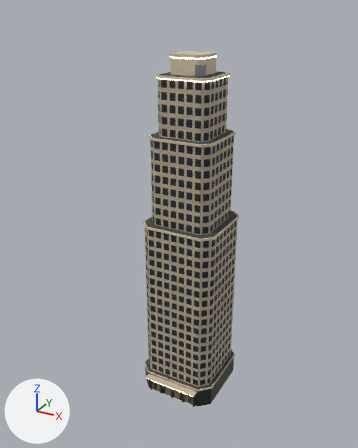
The glTF model art/models/OfficeStone/OfficeStone.glb, before and after one commit.
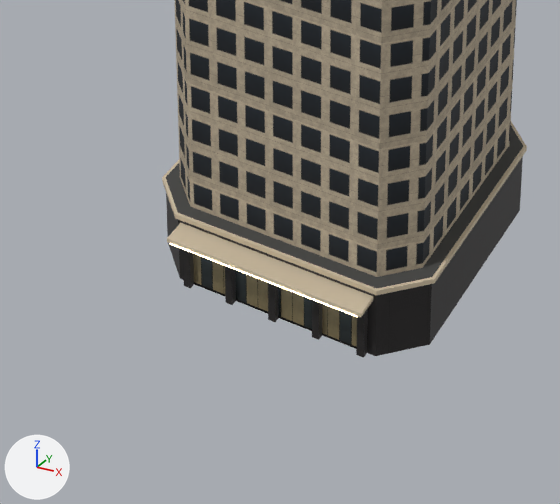
The first picture shows the older version from a 50 mm camera at (234.0, -454.0, 436.0) aimed at (-9.0, -13.0, 215.0). The close-ups show the older and then the newer version on the part from 29% to 68% of the width and 71% to 99% of the height of that picture. Only the edits that show in the close-ups are written down. Lighting does not change. The marker at lower left points along +X, +Y and +Z.

In view in the first close-up: 'Base', 'Cornice', 'Facade', 'Lobby', 'Roof' and 1 more.
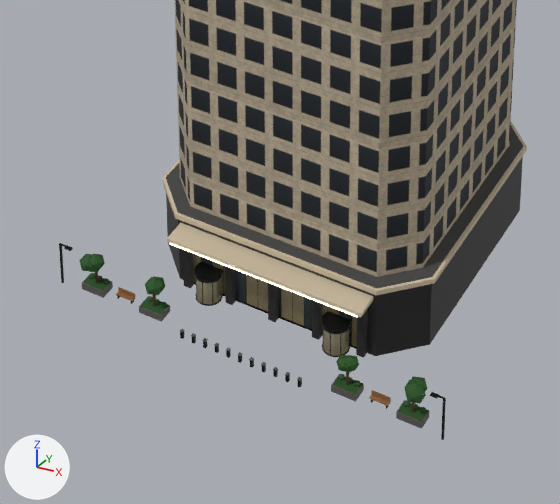
The change, as a diff of the scene's bpy script:
```diff
--- a/art/models/OfficeStone/OfficeStone.glb.py
+++ b/art/models/OfficeStone/OfficeStone.glb.py
@@ ob_steel @@
+ob_steel = bpy.data.objects.new('Steel', me_steel)  # 416 vertices, 672 faces; spans x -65.0..65.0, y -67.0..9.0, z 0.0..422.0; in mat_officestone_steel (picture img_officestone_steel)
+ob_steel.location = (0.0, 0.0, 0.0)
@@ ob_revdoor @@
+ob_revdoor = bpy.data.objects.new('RevDoor', me_revdoor)  # 64 vertices, 64 faces; spans x -26.0..26.0, y -52.3..-44.3, z 0.2..9.0; in mat_officestone_revdoor (picture img_officestone_revdoor)
+ob_revdoor.location = (0.0, 0.0, 0.0)
@@ ob_planter @@
+ob_planter = bpy.data.objects.new('Planter', me_planter)  # 264 vertices, 444 faces; spans x -58.0..58.0, y -68.0..8.0, z 0.0..401.0; in mat_officestone_planter (picture img_officestone_planter)
+ob_planter.location = (0.0, 0.0, 0.0)
@@ ob_plant @@
+ob_plant = bpy.data.objects.new('Plant', me_plant)  # 320 vertices, 528 faces; spans x -58.4..58.1, y -66.2..-58.0, z 2.1..13.8; in mat_officestone_plant (picture img_officestone_plant)
+ob_plant.location = (0.0, 0.0, 0.0)
@@ ob_bench @@
+ob_bench = bpy.data.objects.new('Bench', me_bench)  # a box spanning x -46.5..-40.5, y -62.8..-61.2, z 1.4..1.6; a box spanning x -46.5..-40.5, y -61.4..-61.2, z 1.6..3.2; a box spanning x 40.5..46.5, y -62.8..-61.2, z 1.4..1.6; a box spanning x 40.5..46.5, y -61.4..-61.2, z 1.6..3.2; in mat_officestone_bench (picture img_officestone_bench)
+ob_bench.location = (0.0, 0.0, 0.0)
@@ ob_bark @@
+ob_bark = bpy.data.objects.new('Bark', me_bark)  # a box spanning x -33.4..-32.6, y -62.4..-61.6, z 0.0..10.4; a box spanning x -54.4..-53.6, y -62.4..-61.6, z 0.0..10.0; a box spanning x 32.6..33.4, y -62.4..-61.6, z 0.0..10.1; a box spanning x 53.6..54.4, y -62.4..-61.6, z 0.0..10.6; in mat_officestone_bark (picture img_officestone_bark)
+ob_bark.location = (0.0, 0.0, 0.0)
```

Boxes [x1, y1, x2, y2] around the edits, measured in the close-ups (560 x 504 px):
'Plant', added: after [79, 254, 428, 421]
'Steel', added: after [59, 243, 446, 440]
'RevDoor', added: after [196, 277, 350, 356]
'Planter', added: after [82, 273, 429, 429]
'Bench', added: after [116, 287, 391, 406]
'Bark', added (mostly hidden): after [95, 272, 415, 412]
